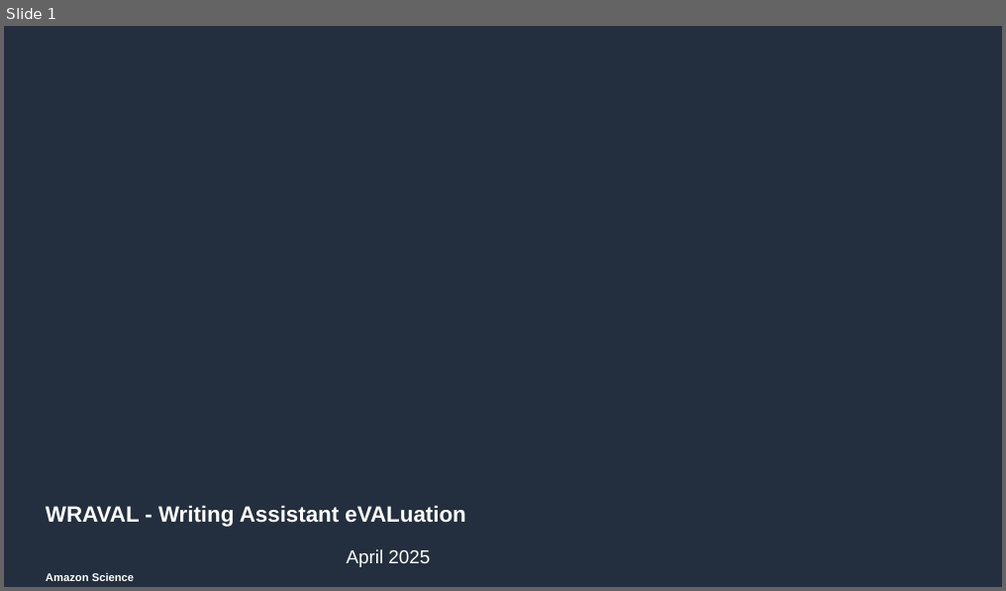
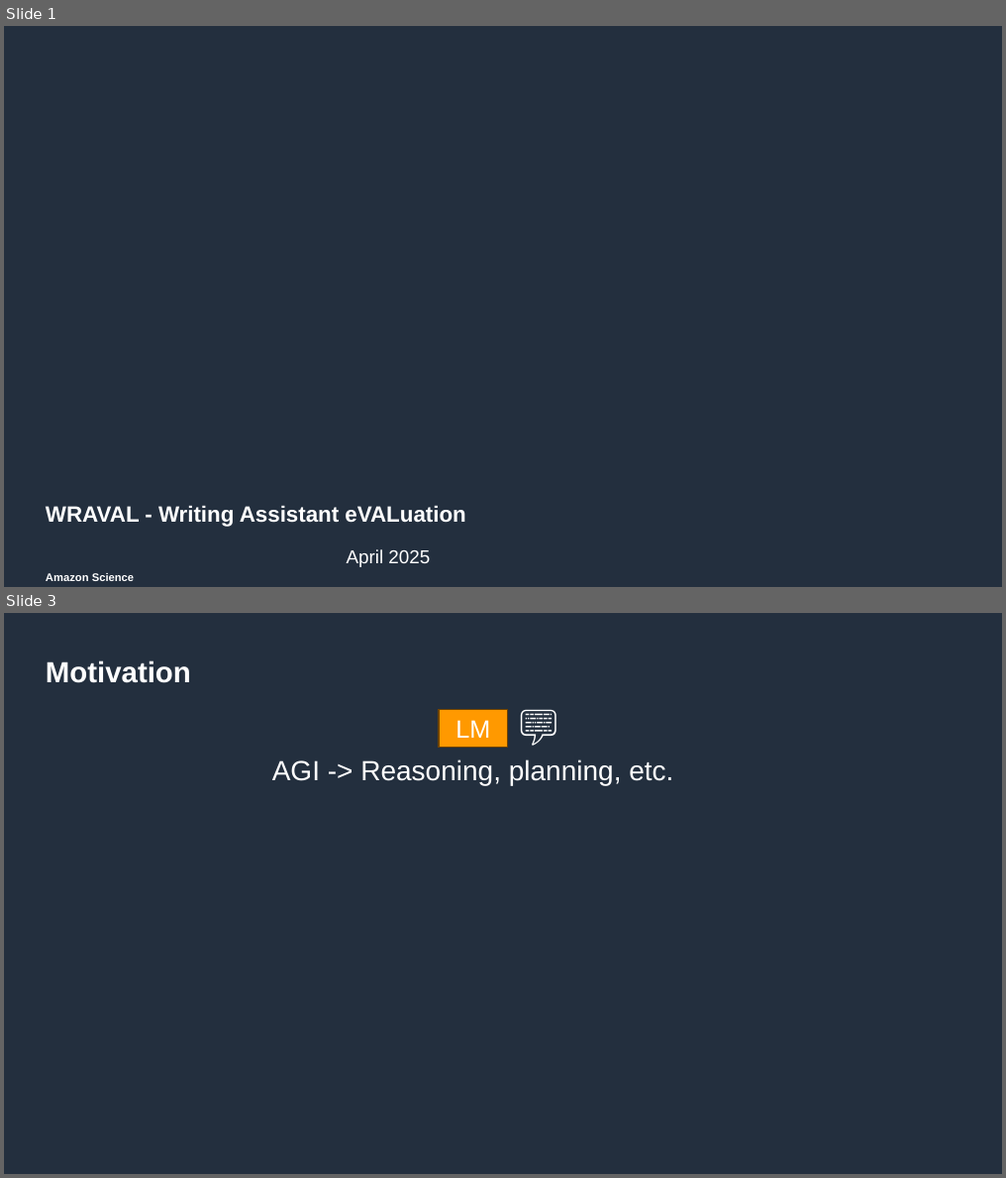
Before and after one commit to amazon-science/wraval, a slide deck: resources/wraval_presentation.pptx. Shown one above the other, each under a label of ours: slide 1 before the commit, slides 1 and 3 after it; the slides between them are not shown. The pictures are 1006x591 and 1006x1178 pixels, drawn with LibreOffice and Linux fonts; fonts in the diff are those of the drawing; background and template pictures are left out. Boxes give left, top, right and bottom in pixels: in the first picture for what was removed or moved away, otherwise in the second. Text is boxed around its words. In the diff, an @@ line names an element or a change of style, - is before the commit and + after.

```diff
--- a/resources/wraval_presentation.pptx
+++ b/resources/wraval_presentation.pptx
@@ slide 3 added at (4,613,1002,1174), background #232F3E @@
@@ title added at (46,661,191,683), 21 pt, text #FFFFFF, bold @@
+Motivation
@@ text added at (510,696,579,753), 28 pt, text #FFFFFF @@
+💬
@@ rectangle added at (439,710,508,747), fill #FF9900, outline #704300 1 pt, 18 pt, text #FFFFFF @@
+LM
@@ text added at (272,760,673,785), 20 pt, text #FFFFFF @@
+AGI -> Reasoning, planning, etc.
```
Also in this commit, not shown: 6 slides changed, 11 other slides added, 5 slides removed, 5 other files.
